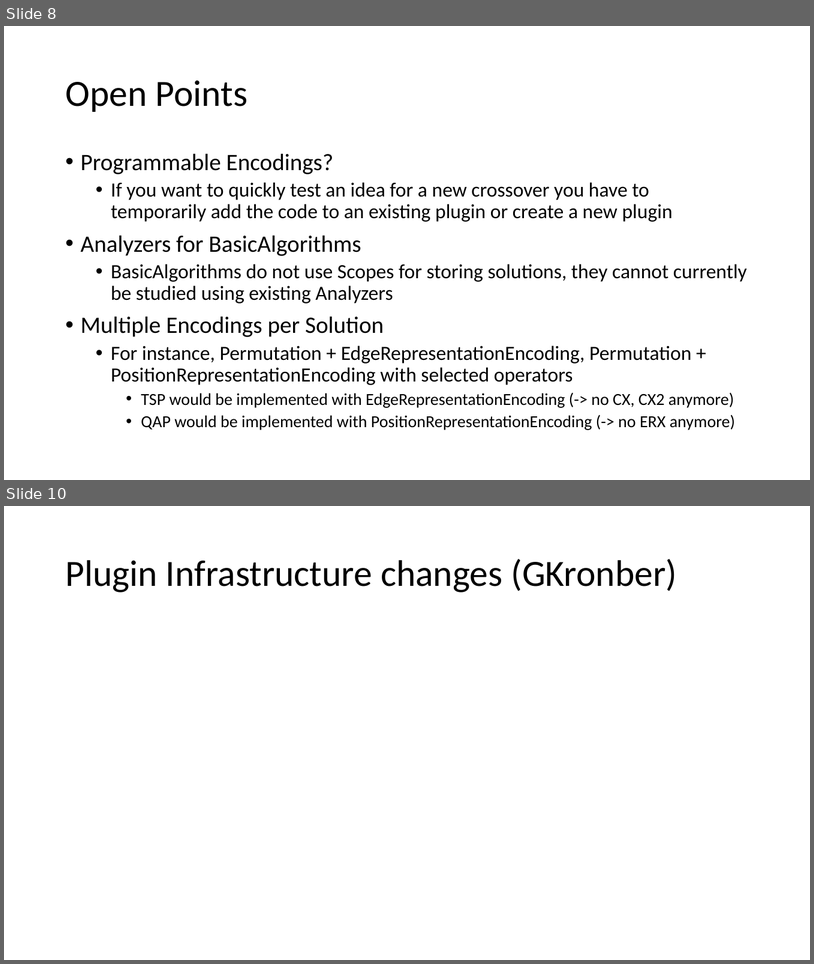
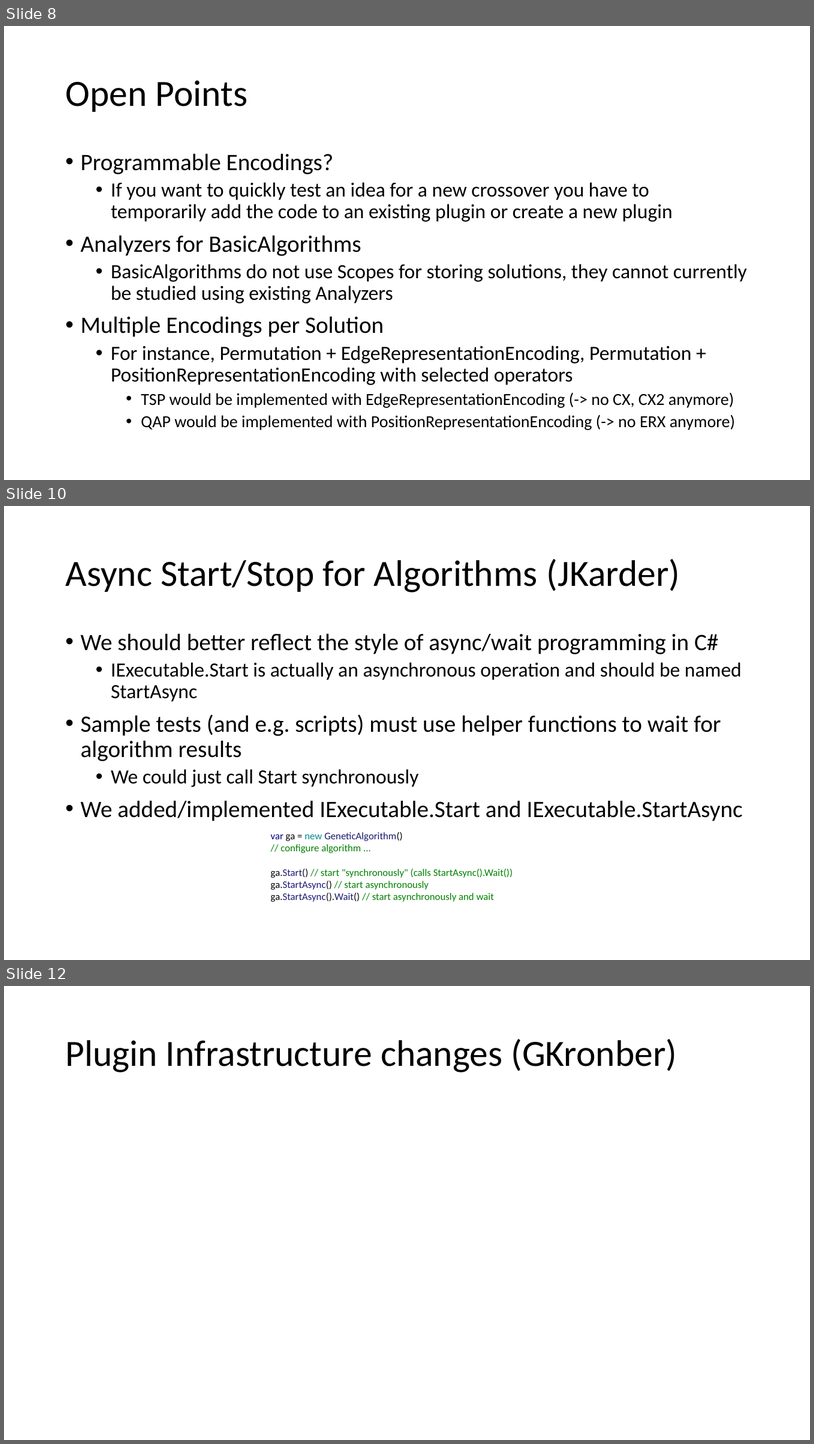
Before and after one commit to heal-research/HeuristicLab, a slide deck: documentation/HeuristicLab 4.0.pptx. Shown one above the other, each under a label of ours: slides 8 and 10 before the commit, slides 8, 10 and 12 after it; the slides between them are not shown. The pictures are 814x964 and 814x1444 pixels, drawn with LibreOffice and Linux fonts; fonts in the diff are those of the drawing. Boxes give left, top, right and bottom in pixels: in the first picture for what was removed or moved away, otherwise in the second. Text is boxed around its words. In the diff, an @@ line names an element or a change of style, - is before the commit and + after.

```diff
--- a/documentation/HeuristicLab 4.0.pptx
+++ b/documentation/HeuristicLab 4.0.pptx
@@ slide 10 added at <box>4,506,810,960</box>, background #FFFFFF @@
@@ title added at <box>65,559,680,592</box>, 44 pt, text #000000 @@
+Async Start/Stop for Algorithms (JKarder)
@@ text added at <box>81,633,743,821</box>, 28 pt, text #000000 @@
+• We should better reflect the style of async/wait programming in C#
+  • IExecutable.Start is actually an asynchronous operation and should be named StartAsync
+• Sample tests (and e.g. scripts) must use helper functions to wait for algorithm results
+  • We could just call Start synchronously
+• We added/implemented IExecutable.Start and IExecutable.StartAsync
@@ text added at <box>271,832,513,901</box>, 12 pt, text #008000 @@
+var ga = new GeneticAlgorithm()
+// configure algorithm ...
+ga.Start() // start "synchronously" (calls StartAsync().Wait())
+ga.StartAsync() // start asynchronously
+ga.StartAsync().Wait() // start asynchronously and wait
@@ what was slide 10 is now slide 12 @@
```
Also in this commit, not shown: 1 slide changed, 1 other slide added.
